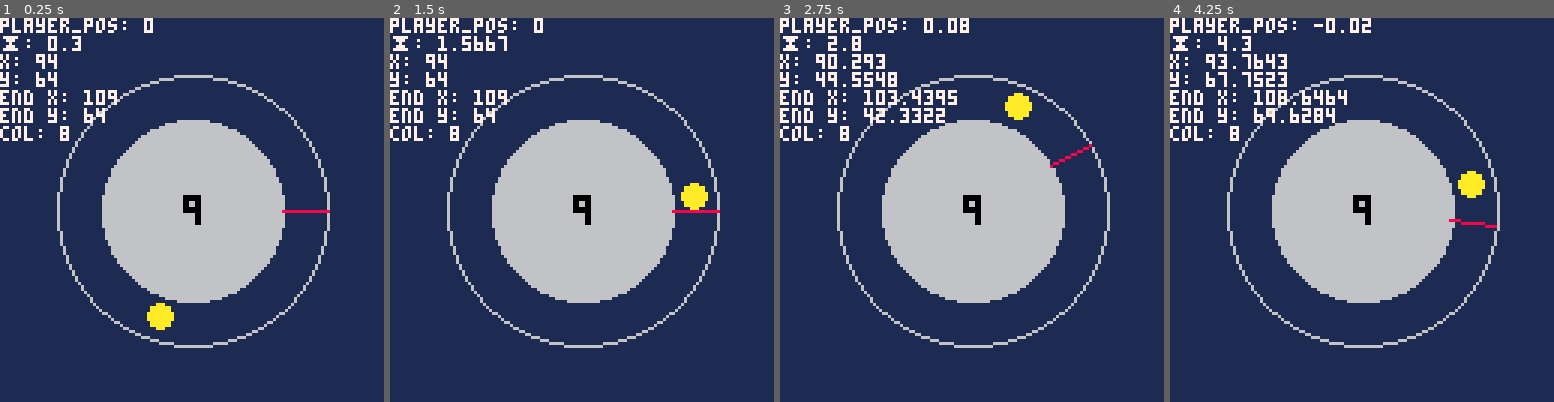
Above: before the commit, frames 1-4 (left to right).
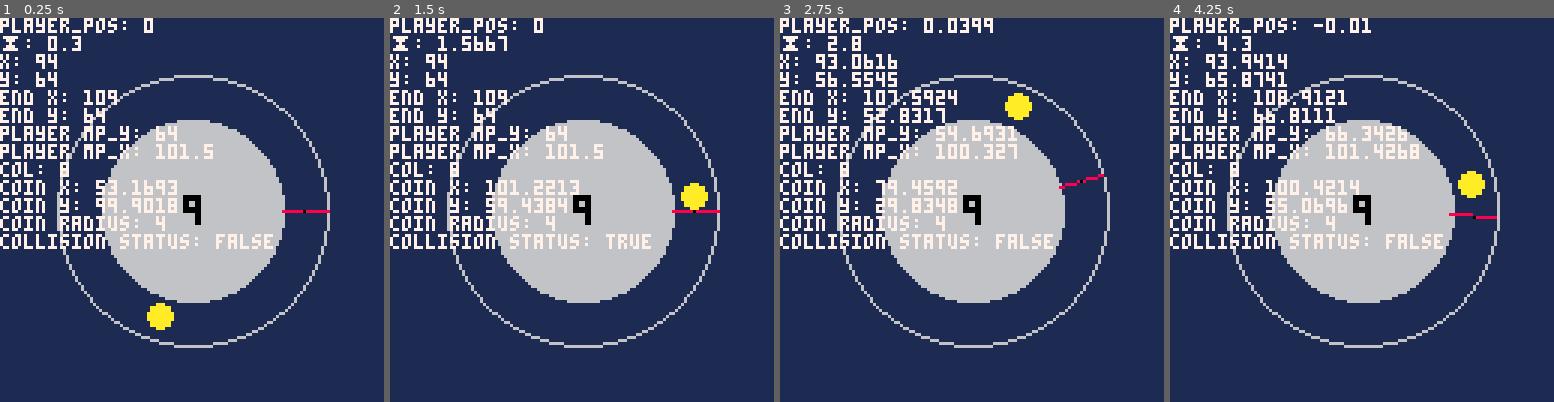
Above: after the commit, the same moments.

Repository: kdiab/carts
Game: PICO-8 cartridge lock/lock.p8
Two runs of this game, one before a commit and one after it. Both use one fixed random seed, a clock stepped at 60 frames per second and the inputs below.
Inputs:
- Up to frame 1 (0.25 s): no input
- Up to frame 2 (1.5 s): tap X (X key) at 0.33, 1.07 s; tap O (Z key) at 0.7 s
- Up to frame 3 (2.75 s): tap O (Z key) at 1.7, 2.1, 2.5 s; tap X (X key) at 1.85 s; hold Up 2.15-2.42 s
- Up to frame 4 (4.25 s): tap O (Z key) every 0.4 s from 2.9 to 4.1 s; tap X (X key) at 2.97, 4.08 s; hold Down 3.63-3.97 s

The runs differ from the first frame. In frame 1, 4.8% of the frame differs, in the area x 0-80%, y 28-61%; in frame 2, 4.8%; in frame 3, 6.0%; in frame 4, 6.3%, in the area x 0-86%, y 0-61%.

Commit message:
collision

Diff:
--- a/lock/lock.p8
+++ b/lock/lock.p8
@@ -20,10 +20,14 @@
 		--lock
 		lock_counter      = 50
 		--coin
-		coin_is_spawned = false
+		coin_is_spawned 		= false
 		coin_radius = 4
 		coin_color = 10
-		coin = {x=0, y=0, r=coin_radius, col=coin_color}
+		coin = {
+		x																	= 0,
+		y																	= 0,
+		r                 = coin_radius,
+		col               = coin_color}
 		if debug then
 				debug_init()
 		end
@@ -52,6 +56,10 @@
 				draw_menu()
 		elseif game_state == "game" then
 				draw_game()
+		end
+
+		if debug then
+				debug_draw()
 		end
 end
 -->8
@@ -88,8 +96,8 @@
 
 function draw_game()
 		draw_lock()
+		draw_coin()
 		draw_player()
-		draw_coin()
 end
 -->8
 --player
@@ -115,9 +123,6 @@
 end
 
 function draw_player()
-				if debug then
-						print("player_pos: "..pos.."\n⧗: "..time().."\nx: "..player.start_x.."\ny: "..player.start_y.."\nend x: "..player.end_x.."\nend y: "..player.end_y.."\ncol: "..player.col,0,0,7)
-    end
     line(player.start_x, player.start_y, player.end_x, player.end_y, player.col)
 end
 -->8
@@ -163,14 +168,47 @@
 end
 -->8
 --collision
-
+function intersect()
+    local coin_x = coin.x - 64  -- coin relative to center
+    local coin_y = coin.y - 64
+    local player_mx = (player.start_x + player.end_x)/2 - 64  -- player midpoint relative to center
+    local player_my = (player.start_y + player.end_y)/2 - 64
+
+    local dx = coin_x - player_mx
+    local dy = coin_y - player_my
+    local distance_squared = dx*dx + dy*dy
+
+    local collision_radius = coin.r + 1 -- 1 for padding
+    return distance_squared < collision_radius * collision_radius
+end
 -->8
 --dbg
 
 function debug_movement()
-		if btn(⬆️) then pos += 0.01 end
-		if btn(⬇️) then pos -= 0.01 end
+		if btn(⬆️) then pos += 0.005 end
+		if btn(⬇️) then pos -= 0.005 end
 		if btn(❎) then coin_is_spawned = false end
+end
+
+function debug_draw()
+	local player_midpoint_y = (player.start_y + player.end_y)/2
+	local player_midpoint_x = (player.start_x + player.end_x)/2
+	circ(player_midpoint_x,player_midpoint_y,0,0)
+	print("player_pos: "..pos..
+	"\n⧗: "..time()..
+	"\nx: "..player.start_x..
+	"\ny: "..player.start_y..
+	"\nend x: "..player.end_x..
+	"\nend y: "..player.end_y..
+	"\nplayer mp_y: "..player_midpoint_y..
+	"\nplayer mp_x: "..player_midpoint_x..
+	"\ncol: "..player.col..
+	"\ncoin x: "..coin.x..
+	"\ncoin y: "..coin.y..
+	"\ncoin radius: "..coin.r..
+	"\ncollision status: "..tostr(intersect())
+	,0,0,7
+	)
 end
 __gfx__
 00000000000000000000000000000000000000000000000000000000000000000000000000000000000000000000000000000000000000000000000000000000
